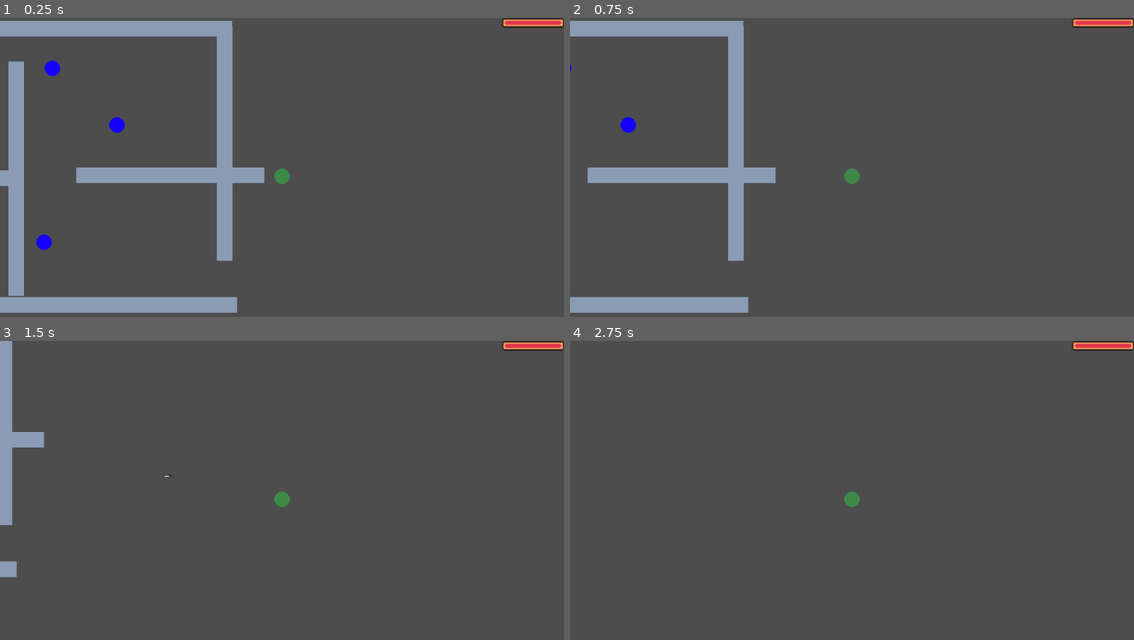
Above: before the commit, frames 1-4 (two rows, left to right).
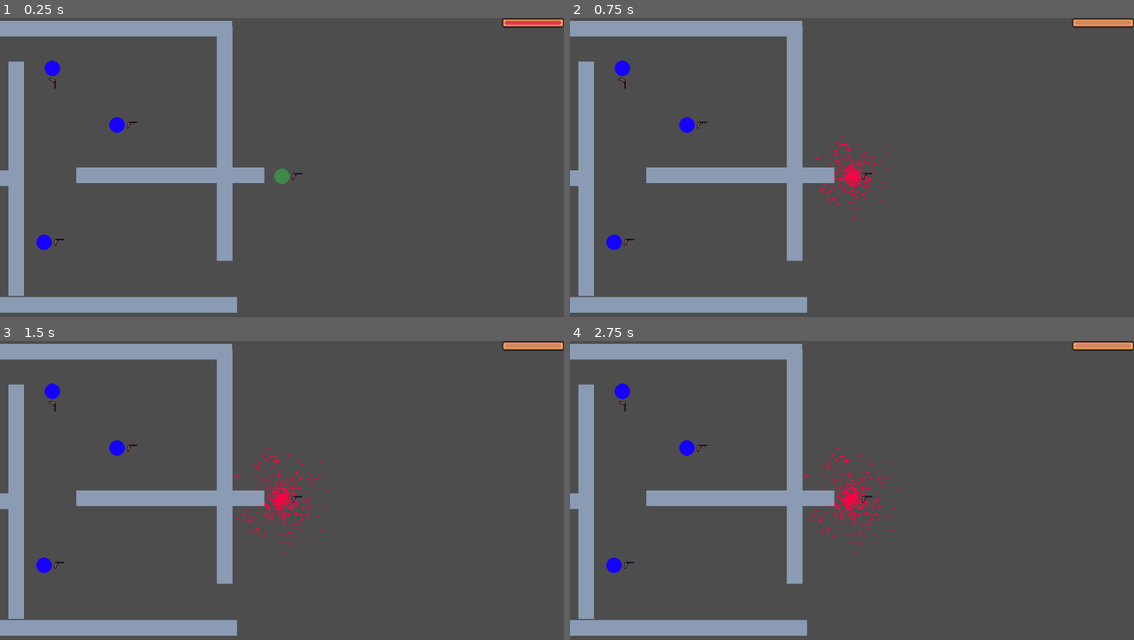
Above: after the commit, the same moments.

Repository: whocares-abt/fast-pace
Game: Godot game, scene res://Scenes/debug_map.tscn
The game is run twice, just before and just after one commit, with the same random seed, the same clock (stepped at 60 frames per second) and the same inputs.
Inputs (mouse positions are in pixels of both pictures, inside the frame that each line leads up to):
- Up to frame 1 (0.25 s): no input
- Up to frame 2 (0.75 s): tap Enter at 0.5 s; move the mouse to (976, 161) at 0.52 s; press the mouse at (976, 161) at 0.53 s; hold D (move_right) from 0.53 s (still down)
- Up to frame 3 (1.5 s): move the mouse to (169, 514) at 1.27 s; release D (move_right) at 1.28 s; release the mouse at (169, 514) at 1.28 s; hold S (move_down) from 1.28 s (still down); right-click (169, 514) at 1.35 s
- Up to frame 4 (2.75 s): click (739, 514) at 1.55 s; move the mouse to (908, 430) at 2.02 s; release S (move_down) at 2.03 s; press the mouse at (908, 430) at 2.03 s; hold D (move_right) from 2.03 s (still down)

The runs differ from the first frame. In frame 1, less than 0.1% of the frame differs, in the area x 8-54%, y 20-77%; in frame 2, 9.4%; in frame 3, 12%, in the area x 0-100%, y 0-99%; in frame 4, 12%.
Error after the commit: Parse Error: Expected indented block after function declaration. (res://Scripts/Combat/weapon.gd:108)

Commit message:
Modified hitboxes and vision cones
Added multiple "vision components" so that any one of them can detect player even in case they are behind walls

Diff:
--- a/Resources/Combat/katana.tres
+++ b/Resources/Combat/katana.tres
@@ -5,6 +5,6 @@
 [resource]
 script = ExtResource("1_5yd16")
 weapon_name = "katana"
-firing_rate = 1.0
-attack_hold = 0.1
+firing_rate = 3.0
+attack_hold = 0.25
 metadata/_custom_type_script = "uid://dqsfxyh6jojdx"
--- a/Resources/Spriteframes/pistol.tres
+++ b/Resources/Spriteframes/pistol.tres
@@ -18,7 +18,7 @@
 }, {
 "frames": [{
 "duration": 1.0,
-"texture": null
+"texture": SubResource("AtlasTexture_io3wf")
 }],
 "loop": true,
 "name": &"idle",
--- a/Scenes/Characters/enemy_character.tscn
+++ b/Scenes/Characters/enemy_character.tscn
@@ -39,7 +39,7 @@
 radius = 25.019993
 
 [sub_resource type="RectangleShape2D" id="RectangleShape2D_mwus0"]
-size = Vector2(325, 225)
+size = Vector2(325, 75)
 
 [node name="EnemyCharacter" type="CharacterBody2D"]
 collision_layer = 4
@@ -65,10 +65,24 @@
 
 [node name="PatrolComponent" parent="." instance=ExtResource("3_v16rk")]
 
-[node name="VisionComp" parent="." instance=ExtResource("3_mwus0")]
+[node name="VisionCone" type="Node2D" parent="."]
 
-[node name="CollisionShape2D" type="CollisionShape2D" parent="VisionComp"]
-position = Vector2(205.5, 0)
+[node name="VisionComp1" parent="VisionCone" instance=ExtResource("3_mwus0")]
+
+[node name="CollisionShape2D" type="CollisionShape2D" parent="VisionCone/VisionComp1"]
+position = Vector2(162, 0)
+shape = SubResource("RectangleShape2D_mwus0")
+
+[node name="VisionComp2" parent="VisionCone" instance=ExtResource("3_mwus0")]
+
+[node name="CollisionShape2D2" type="CollisionShape2D" parent="VisionCone/VisionComp2"]
+position = Vector2(162, -75)
+shape = SubResource("RectangleShape2D_mwus0")
+
+[node name="VisionComp3" parent="VisionCone" instance=ExtResource("3_mwus0")]
+
+[node name="CollisionShape2D3" type="CollisionShape2D" parent="VisionCone/VisionComp3"]
+position = Vector2(162, 75)
 shape = SubResource("RectangleShape2D_mwus0")
 
 [node name="GPUParticles2D" type="GPUParticles2D" parent="."]
@@ -80,4 +94,6 @@
 process_material = ExtResource("4_najb4")
 
 [connection signal="hurtbox_entered" from="Hitbox" to="." method="_on_hitbox_hurtbox_entered"]
-[connection signal="player_detected" from="VisionComp" to="." method="_on_vision_detector_player_detected"]
+[connection signal="player_detected" from="VisionCone/VisionComp1" to="." method="_on_vision_detector_player_detected"]
+[connection signal="player_detected" from="VisionCone/VisionComp2" to="." method="_on_vision_detector_player_detected"]
+[connection signal="player_detected" from="VisionCone/VisionComp3" to="." method="_on_vision_detector_player_detected"]
--- a/Scenes/Combat/weapon.tscn
+++ b/Scenes/Combat/weapon.tscn
@@ -1,10 +1,16 @@
-[gd_scene load_steps=5 format=3 uid="uid://nbsjmjd7do3s"]
+[gd_scene load_steps=8 format=3 uid="uid://nbsjmjd7do3s"]
 
 [ext_resource type="Script" uid="uid://dffme2003u822" path="res://Scripts/Combat/weapon.gd" id="1_krqjp"]
 [ext_resource type="SpriteFrames" uid="uid://8kbpv5bys0d" path="res://Resources/Spriteframes/pistol.tres" id="2_6f3fa"]
 [ext_resource type="PackedScene" uid="uid://c6yca5h55hus" path="res://Scenes/Combat/hurtbox.tscn" id="2_k4liq"]
+[ext_resource type="PackedScene" uid="uid://jtjvgtyiaplq" path="res://Scenes/Combat/hitbox.tscn" id="4_io3wf"]
 
 [sub_resource type="RectangleShape2D" id="RectangleShape2D_k4liq"]
+size = Vector2(40, 40)
+
+[sub_resource type="RectangleShape2D" id="RectangleShape2D_6f3fa"]
+
+[sub_resource type="RectangleShape2D" id="RectangleShape2D_io3wf"]
 
 [node name="Weapon" type="Node2D"]
 script = ExtResource("1_krqjp")
@@ -20,4 +26,30 @@
 position = Vector2(30, 0)
 
 [node name="CollisionShape2D" type="CollisionShape2D" parent="WeaponPivot/AttackHurtbox"]
+position = Vector2(-10, 0)
 shape = SubResource("RectangleShape2D_k4liq")
+
+[node name="CollisionShape2D2" type="CollisionShape2D" parent="WeaponPivot/AttackHurtbox"]
+position = Vector2(-20, -20)
+shape = SubResource("RectangleShape2D_6f3fa")
+
+[node name="CollisionShape2D3" type="CollisionShape2D" parent="WeaponPivot/AttackHurtbox"]
+position = Vector2(-20, 19)
+shape = SubResource("RectangleShape2D_io3wf")
+
+[node name="DeflectionHitbox" parent="WeaponPivot" instance=ExtResource("4_io3wf")]
+position = Vector2(30, 0)
+
+[node name="CollisionShape2D" type="CollisionShape2D" parent="WeaponPivot/DeflectionHitbox"]
+position = Vector2(-10, 0)
+shape = SubResource("RectangleShape2D_k4liq")
+
+[node name="CollisionShape2D2" type="CollisionShape2D" parent="WeaponPivot/DeflectionHitbox"]
+position = Vector2(-20, -20)
+shape = SubResource("RectangleShape2D_6f3fa")
+
+[node name="CollisionShape2D3" type="CollisionShape2D" parent="WeaponPivot/DeflectionHitbox"]
+position = Vector2(-20, 19)
+shape = SubResource("RectangleShape2D_io3wf")
+
+[connection signal="hurtbox_entered" from="WeaponPivot/DeflectionHitbox" to="." method="_on_deflection_hitbox_hurtbox_entered"]
--- a/Scripts/Characters/enemy_character.gd
+++ b/Scripts/Characters/enemy_character.gd
@@ -10,7 +10,7 @@
 
 @onready var nav_comp = $NavComp
 @onready var patrol_comp = $PatrolComponent
-@onready var vision_comp = $VisionComp
+@onready var vision_cone = $VisionCone
 
 # Interacting with map
 @export var SPEED = 300
@@ -37,6 +37,7 @@
 func _ready() -> void:
 	weapon.equip_weapon(weapon_name)
 	weapon.reduce_melee_hurtbox()
+	weapon.remove_deflection()
 	weapon.add_hurtbox_owners(["Enemy"])
 	patrol_start_point = patrol_comp.get_patrol_start()
 
@@ -59,9 +60,9 @@
 # Simulating state behaviour
 
 func aggro_behaviour():
-	#if (player == null):
-		#switch_state(EnemyState.RETURN_PATROL)
-		#return
+	if (player == null):
+		switch_state(EnemyState.RETURN_PATROL)
+		return
 	#
 	if (not nav_comp.is_target_reachable()):
 		switch_state(EnemyState.RETURN_PATROL)
@@ -162,7 +163,9 @@
 	collision_body.disabled = true
 
 	hitbox.disable_hitbox()
-	vision_comp.disable_vision()
+
+	for vision_comp in vision_cone.get_children():
+		vision_comp.disable_vision()
 
 	CombatSignalBus.emit_signal("enemy_died")
 
--- a/Scripts/Combat/weapon.gd
+++ b/Scripts/Combat/weapon.gd
@@ -30,6 +30,7 @@
 @onready var pivot = $WeaponPivot # For rotating hitboxes and sprites
 @onready var melee_hurtbox = $WeaponPivot/AttackHurtbox
 @onready var sprite = $WeaponPivot/AnimatedSprite2D
+@onready var deflection_hitbox = $WeaponPivot/DeflectionHitbox
 
 # Called when the node enters the scene tree for the first time.
 func _ready() -> void:
@@ -103,3 +104,10 @@
 
 func reduce_melee_hurtbox():
 	$WeaponPivot/AttackHurtbox/CollisionShape2D.scale = Vector2(0.7, 0.7)
+
+func remove_deflection():
+
+
+
+func _on_deflection_hitbox_hurtbox_entered(area: Variant) -> void:
+	pass # Replace with function body.
Binary file added: Assets/Art/Textures/Combat/attack_anim.aseprite
Not shown, changed: Assets/Art/Textures/.DS_Store
